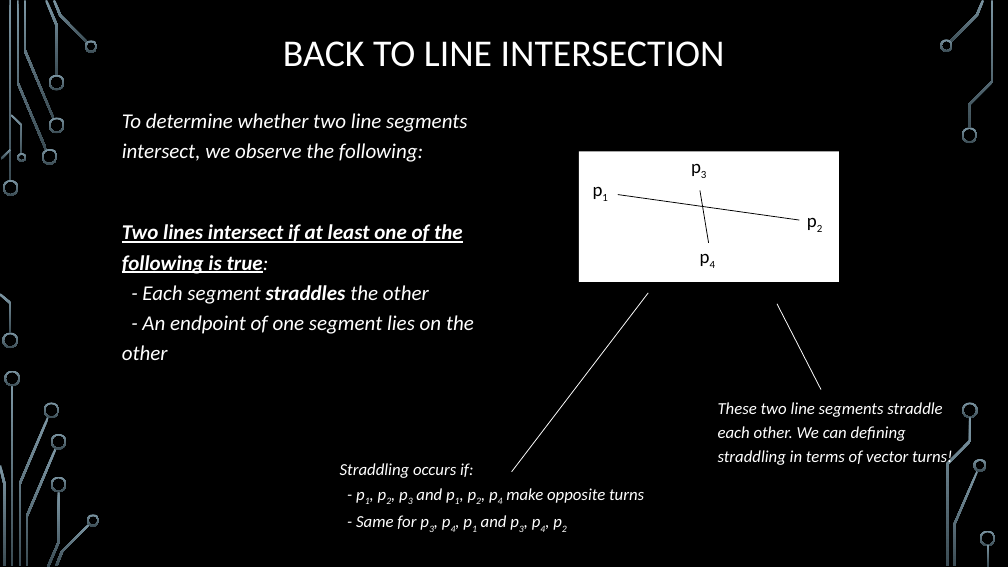
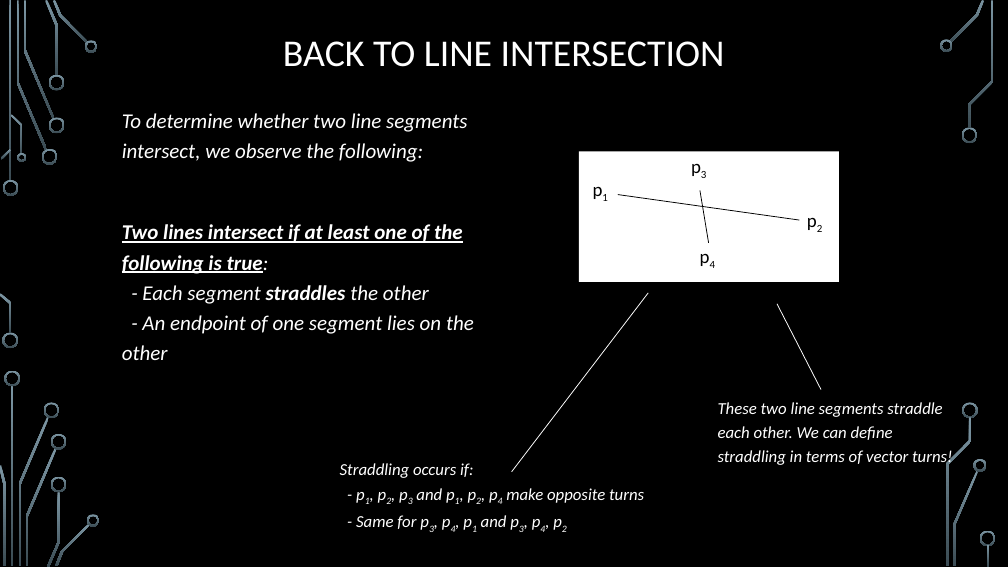
Before and after one commit to janiceeguo/advAlgo, a slide deck: slide 11 of slides/ComputationalGeom-part1-Intersections.pptx. Drawn at 1008x567 pixels with LibreOffice and Linux fonts; fonts in the diff are those of the drawing; background and template pictures are left out. Boxes give left, top, right and bottom in pixels: in the first picture for what was removed or moved away, otherwise in the second. Text is boxed around its words. In the diff, an @@ line names an element or a change of style, - is before the commit and + after.

```diff
--- a/slides/ComputationalGeom-part1-Intersections.pptx
+++ b/slides/ComputationalGeom-part1-Intersections.pptx
@@ text at [718,402,953,467]: text changed @@
-These two line segments straddle each other. We can defining straddling in terms of vector turns!
+These two line segments straddle each other. We can define straddling in terms of vector turns!
```
Also in this commit, not shown: 7 other slides changed, 1 slide added, 1 slide removed, 3 other files.
